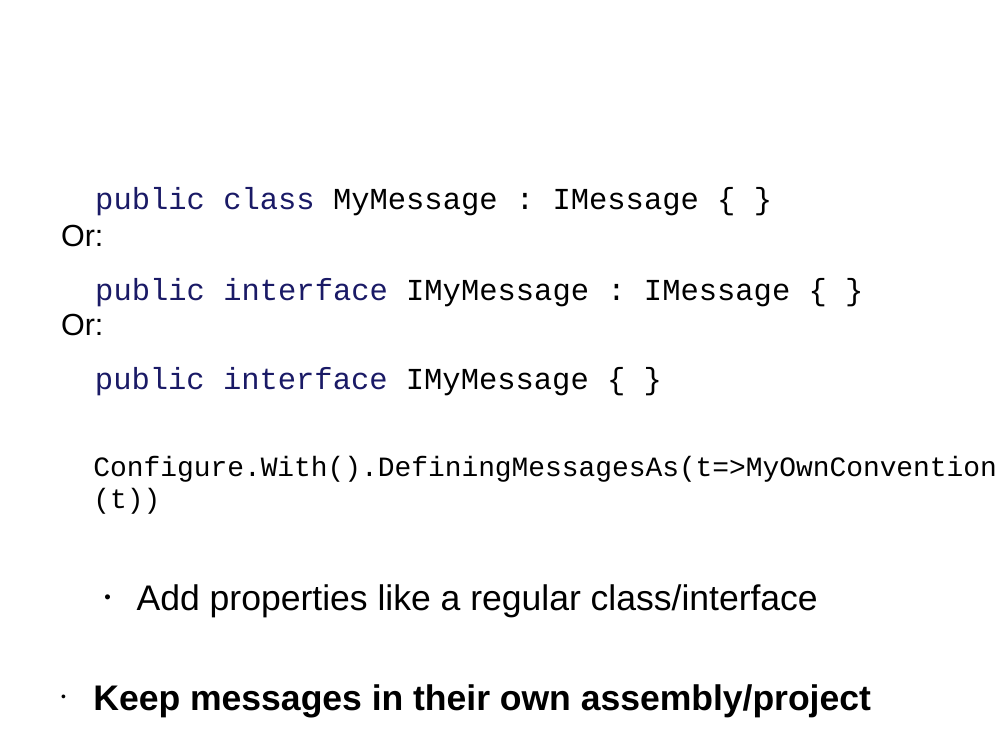
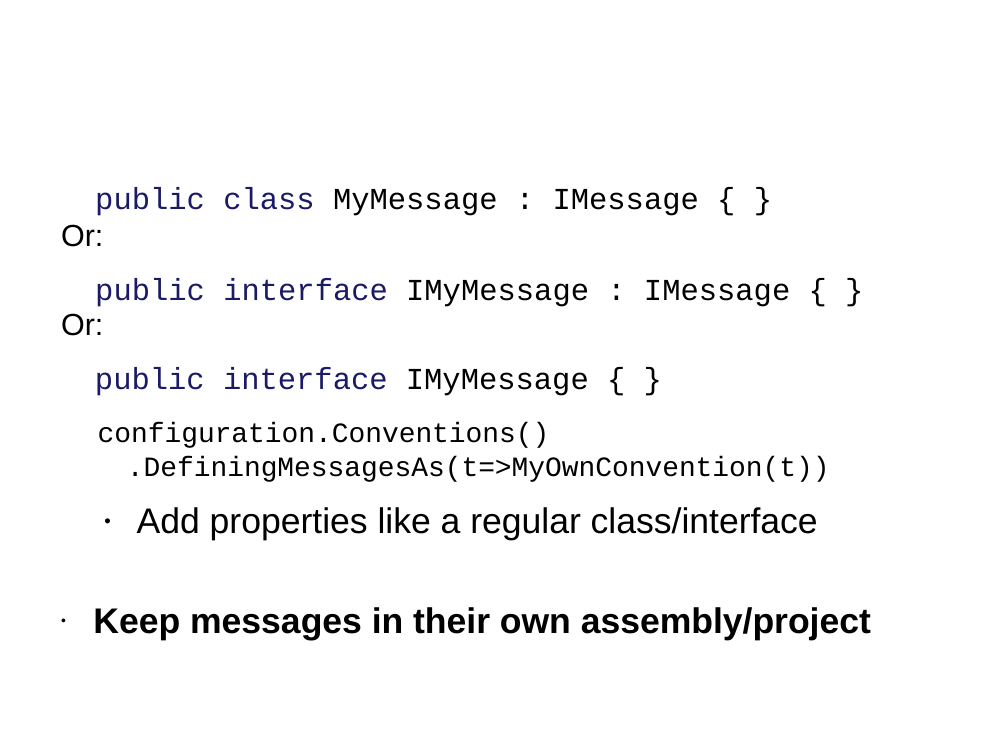
Before and after one commit to Particular/Course.Slides, a slide deck: slide 9 of EnterpriseDevelopmentWithNServiceBus.pptx. Drawn at 1008x756 pixels with LibreOffice and Linux fonts; fonts in the diff are those of the drawing; background and template pictures are left out. Boxes give left, top, right and bottom in pixels: in the first picture for what was removed or moved away, otherwise in the second. Text is boxed around its words. In the diff, an @@ line names an element or a change of style, - is before the commit and + after.

```diff
--- a/EnterpriseDevelopmentWithNServiceBus.pptx
+++ b/EnterpriseDevelopmentWithNServiceBus.pptx
@@ text at [98, 423, 830, 482]: text changed @@
-Configure.With().DefiningMessagesAs(t=>MyOwnConvention(t))
+configuration.Conventions()
+.DefiningMessagesAs(t=>MyOwnConvention(t))
```
Also in this commit, not shown: 4 other slides changed, 1 other file.
